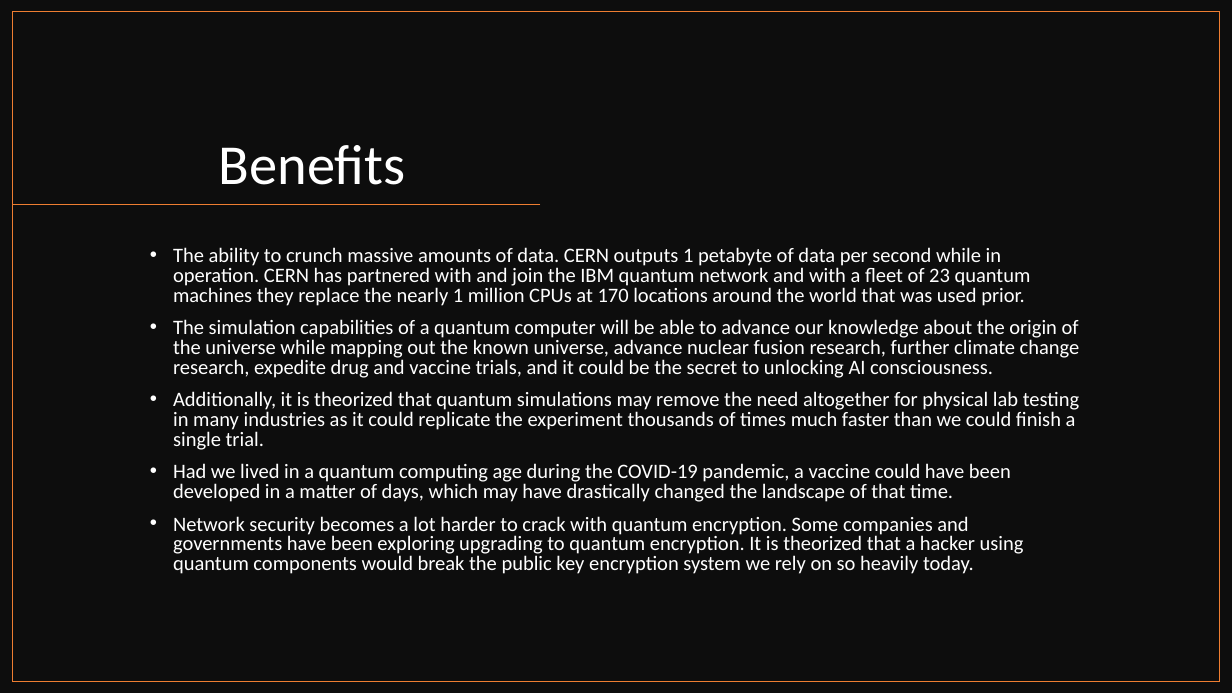
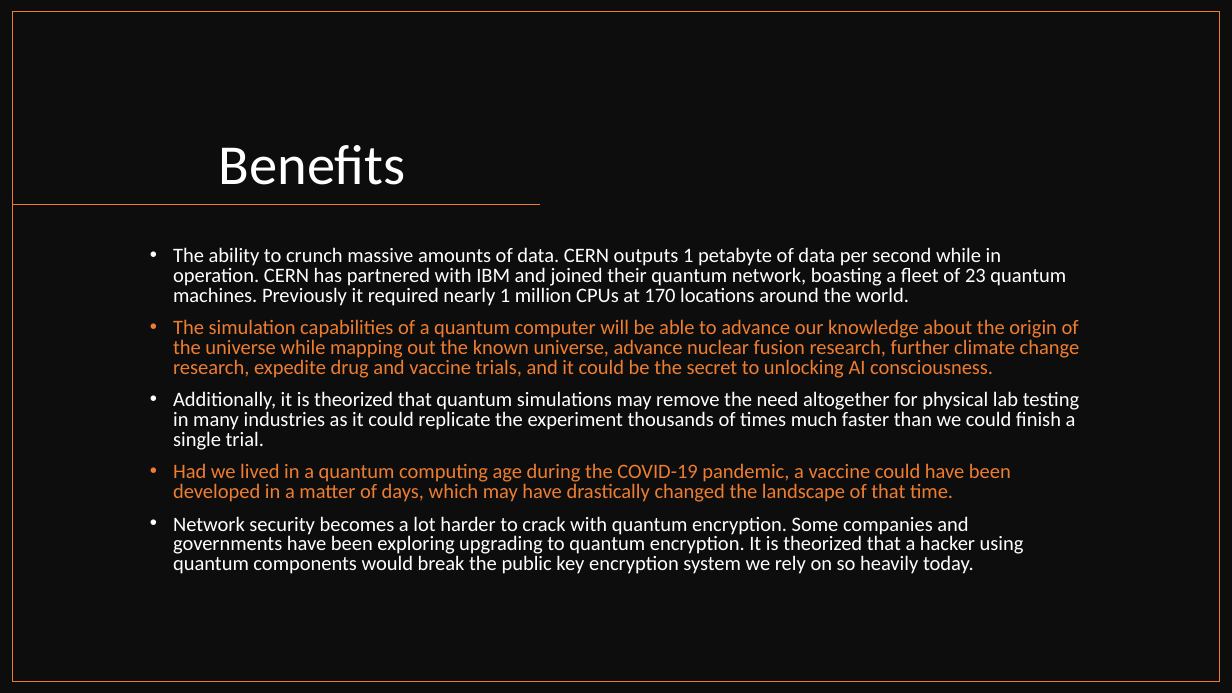
Before and after one commit to CIDS-484-Spring-2022/Quantum-Computing, a slide deck: slide 7 of Quantum PP.pptx. Drawn at 1232x693 pixels with LibreOffice and Linux fonts; fonts in the diff are those of the drawing. Boxes give left, top, right and bottom in pixels: in the first picture for what was removed or moved away, otherwise in the second. Text is boxed around its words. In the diff, an @@ line names an element or a change of style, - is before the commit and + after.

```diff
--- a/Quantum PP.pptx
+++ b/Quantum PP.pptx
@@ text at [173, 247, 1066, 306]: text changed @@
-• The ability to crunch massive amounts of data. CERN outputs 1 petabyte of data per second while in operation. CERN has partnered with and join the IBM quantum network and with a fleet of 23 quantum machines they replace the nearly 1 million CPUs at 170 locations around the world that was used prior.
+• The ability to crunch massive amounts of data. CERN outputs 1 petabyte of data per second while in operation. CERN has partnered with IBM and joined their quantum network, boasting a fleet of 23 quantum machines. Previously it required nearly 1 million CPUs at 170 locations around the world.
@@ text at [173, 319, 1080, 502]: text colour #FFFFFF to #ED7D31 in "The simulation capabilities of a quantum computer ...", "Had we lived in a quantum computing ..." @@
```
Also in this commit, not shown: 5 other slides changed, 7 slides added, 4 slides removed, 1 other file.
